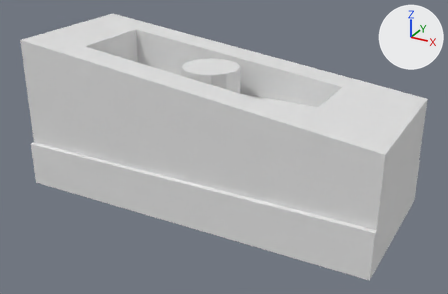
Two versions of the Blender file runs/2026-08-21_scotch-c38-blockout/c38_blockout.blend, one commit apart.
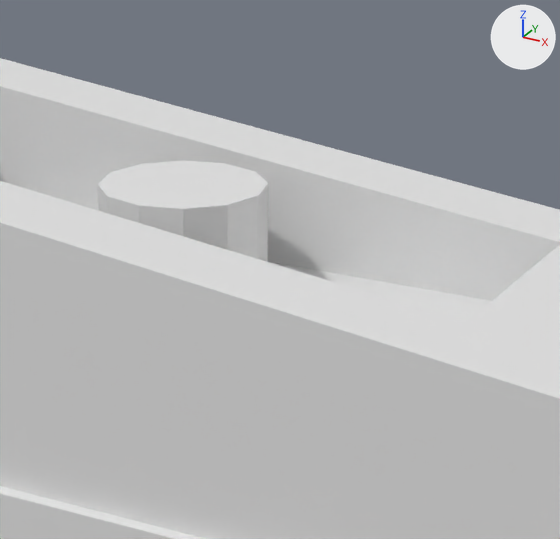
Each version appears first whole from a camera (50 mm lens) standing at (125.2, -223.4, 134.7) and looking at (3.8, -2.8, 24.4), and next in a close-up on the part from 33% to 76% of the width and 1% to 65% of the height. Arrows for +X, +Y and +Z are at upper right; the lights stay in place. The first two pictures are the older version.

The first close-up shows 'Hub', 'UpperShell_HIGH', 'WeightedBase_HIGH'.
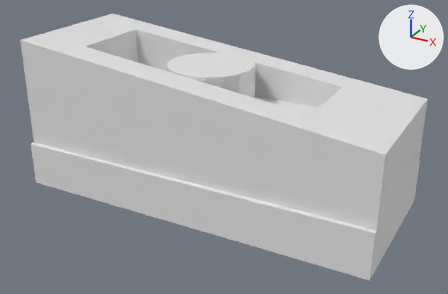
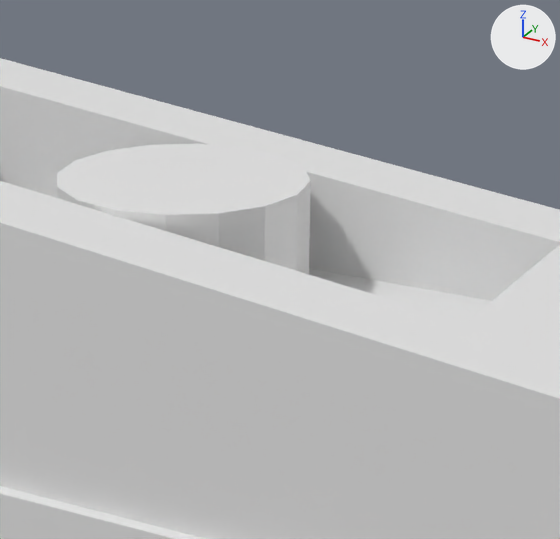
Boxes (x1, y1, x2, y2) around the edits, measured in the close-ups (560 x 539 px):
'TapeRoll', added: after (57, 144, 311, 274)
'Hub', unchanged, covered by the edit: before (98, 161, 268, 262)

The change, as a diff of the scene's bpy script:
```diff
--- a/runs/2026-08-21_scotch-c38-blockout/c38_blockout.blend.py
+++ b/runs/2026-08-21_scotch-c38-blockout/c38_blockout.blend.py
@@ me_taperoll @@
+me_taperoll.from_pydata(...)  # a 16-sided cylinder along z spanning x -19.0..19.0, y -19.0..19.0, z -9.5..9.5
@@ ob_taperoll @@
+ob_taperoll = bpy.data.objects.new('TapeRoll', me_taperoll)
+ob_taperoll.location = (-4.1, 0.0, 50.8)
```
